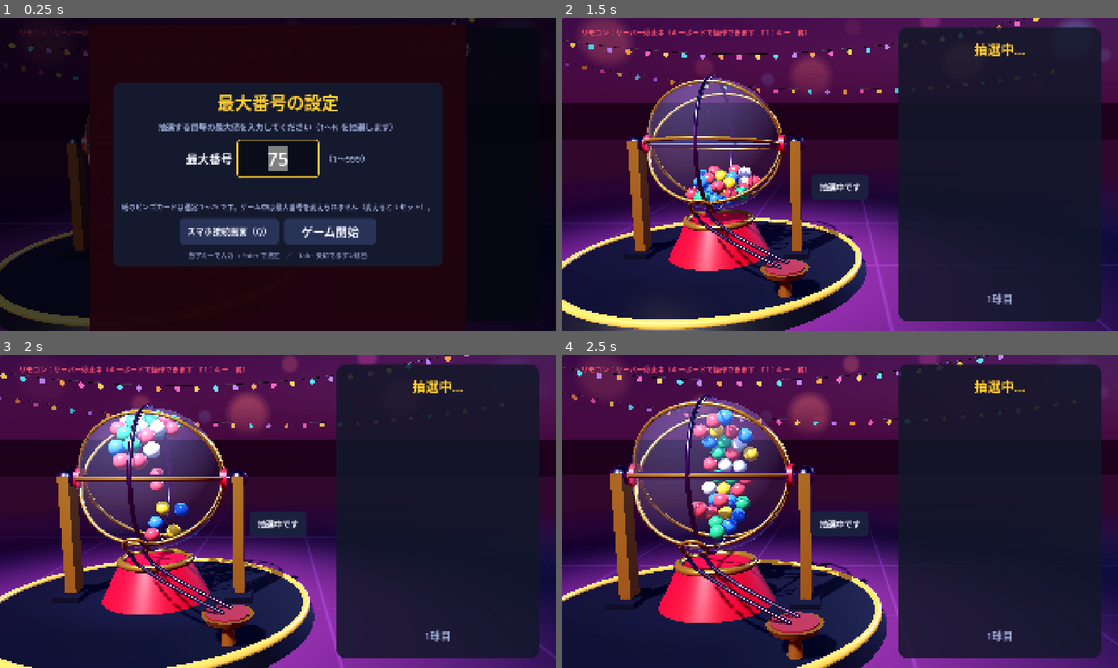
Above: before the commit, frames 1-4 (two rows, left to right).
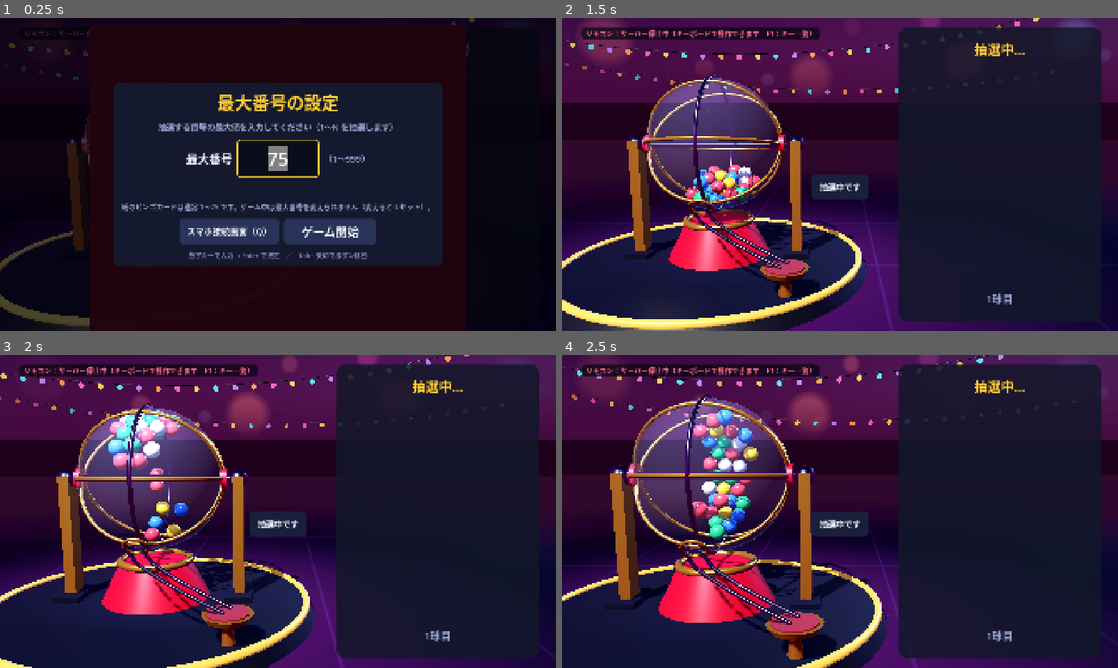
Above: after the commit, the same moments.

Repository: artisan-sawasaka/Bingo
Game: Godot game, scene res://scenes/main.tscn
The game is run twice, just before and just after one commit, with the same random seed, the same clock (stepped at 60 frames per second) and the same inputs.
Inputs (mouse positions are in pixels of both pictures, inside the frame that each line leads up to):
- Up to frame 1 (0.25 s): no input
- Up to frame 2 (1.5 s): click "ゲーム開始" at 0.5 s; tap Enter at 1.25, 1.35 s; move the mouse to (962, 158) at 1.27 s; hold Right from 1.28 s (still down); click (962, 158) at 1.42 s
- Up to frame 3 (2 s): keep holding Right; tap Space at 1.52 s
- Up to frame 4 (2.5 s): move the mouse to (728, 527) at 2.02 s; release Right at 2.03 s; hold S from 2.03 s (still down); tap Keypad Enter at 2.1 s; tap Space at 2.27 s

The runs differ from the first frame. In frame 1, 0.1% of the frame differs, in the area x 3-17%, y 3-6%; in frame 2, 9.8%, in the area x 0-100%, y 2-100%; in frame 3, 9.2%; in frame 4, 8.5%.

Commit message:
背景追加

Diff:
--- a/scripts/ui/history_screen.gd
+++ b/scripts/ui/history_screen.gd
@@ -6,7 +6,7 @@
 const NumberBoard = preload("res://scripts/ui/number_board.gd")
 
 var safe_margin := 0.03
-var _bg: ColorRect
+var _bg: TextureRect
 var _title: Label
 var _counts: Label
 var _hint: Label
@@ -17,8 +17,21 @@
 func _ready() -> void:
 	UiKit.full_rect(self)
 	mouse_filter = Control.MOUSE_FILTER_STOP
-	_bg = ColorRect.new()
-	_bg.color = Color(0.03, 0.04, 0.08, 1.0)
+	# Same party palette as the 3D backdrop, kept dark so the numbers stay crisp.
+	var grad := Gradient.new()
+	grad.set_color(0, Color(0.05, 0.035, 0.13))
+	grad.set_color(1, Color(0.13, 0.04, 0.15))
+	grad.add_point(0.55, Color(0.08, 0.035, 0.15))
+	var tex := GradientTexture2D.new()
+	tex.gradient = grad
+	tex.width = 8
+	tex.height = 256
+	tex.fill_from = Vector2(0.5, 0.0)
+	tex.fill_to = Vector2(0.5, 1.0)
+	_bg = TextureRect.new()
+	_bg.texture = tex
+	_bg.expand_mode = TextureRect.EXPAND_IGNORE_SIZE
+	_bg.stretch_mode = TextureRect.STRETCH_SCALE
 	UiKit.full_rect(_bg)
 	add_child(_bg)
 	_title = UiKit.label("これまでに出た番号", 54, UiKit.ACCENT)
--- a/scripts/ui/hud.gd
+++ b/scripts/ui/hud.gd
@@ -39,6 +39,13 @@
 	_sub = UiKit.label("", 36, UiKit.MUTED, HORIZONTAL_ALIGNMENT_CENTER)
 	_panel.add_child(_sub)
 	_status = UiKit.label("", 24, UiKit.MUTED)
+	# Dark pill behind the text: stays readable on the colorful party backdrop.
+	var pill := UiKit.panel_style(Color(0.03, 0.02, 0.08, 0.72), 18)
+	pill.content_margin_left = 16
+	pill.content_margin_right = 16
+	pill.content_margin_top = 4
+	pill.content_margin_bottom = 4
+	_status.add_theme_stylebox_override("normal", pill)
 	add_child(_status)
 	resized.connect(_layout)
 	_layout()
@@ -68,7 +75,7 @@
 	_sub.position = Vector2(0, panel_h - 110)
 	_sub.size = Vector2(w, 60)
 	_status.position = Vector2(m.x + 8, m.y)
-	_status.size = Vector2(s.x - PANEL_W - m.x * 2.0 - 30, 34)
+	_status.reset_size()  # pill hugs the text
 
 
 ## Normalized rect (0..1) of the free area for the 3D machine.
@@ -85,7 +92,8 @@
 func set_status(text: String, color: Color = UiKit.MUTED) -> void:
 	_status.text = text
 	_status.visible = not text.is_empty()
-	_status.add_theme_color_override("font_color", color)
+	_status.add_theme_color_override("font_color", color.lightened(0.15))
+	_status.reset_size()
 
 
 ## Full refresh without animation. `revealed` = numbers in draw order.
--- a/shaders/stage_floor.gdshader
+++ b/shaders/stage_floor.gdshader
@@ -3,8 +3,8 @@
 shader_type spatial;
 render_mode diffuse_burley, specular_schlick_ggx;
 
-uniform vec3 base_color : source_color = vec3(0.06, 0.045, 0.11);
-uniform vec3 pool_color : source_color = vec3(0.34, 0.12, 0.3);
+uniform vec3 base_color : source_color = vec3(0.04, 0.03, 0.08);
+uniform vec3 pool_color : source_color = vec3(0.22, 0.07, 0.2);
 uniform vec3 grid_color : source_color = vec3(0.35, 0.22, 0.55);
 uniform vec2 pool_center = vec2(0.2, 0.4);
 uniform float pool_radius = 5.5;
@@ -22,8 +22,8 @@
 	float pool = smoothstep(pool_radius, 0.8, r);
 	vec2 cell = abs(fract(p * 0.5) - 0.5);
 	float line = smoothstep(0.485, 0.5, max(cell.x, cell.y)) * smoothstep(9.0, 2.0, r);
-	vec3 col = base_color + pool_color * pool * (0.55 + 0.25 * energy);
-	col += grid_color * line * 0.18;
+	vec3 col = base_color + pool_color * pool * (0.5 + 0.2 * energy);
+	col += grid_color * line * 0.12;
 	ALBEDO = col;
 	ROUGHNESS = 0.78;
 	SPECULAR = 0.08;  // low: avoids a bright rim-light streak at the far edge
Not shown, changed: docs/test-plan.md
